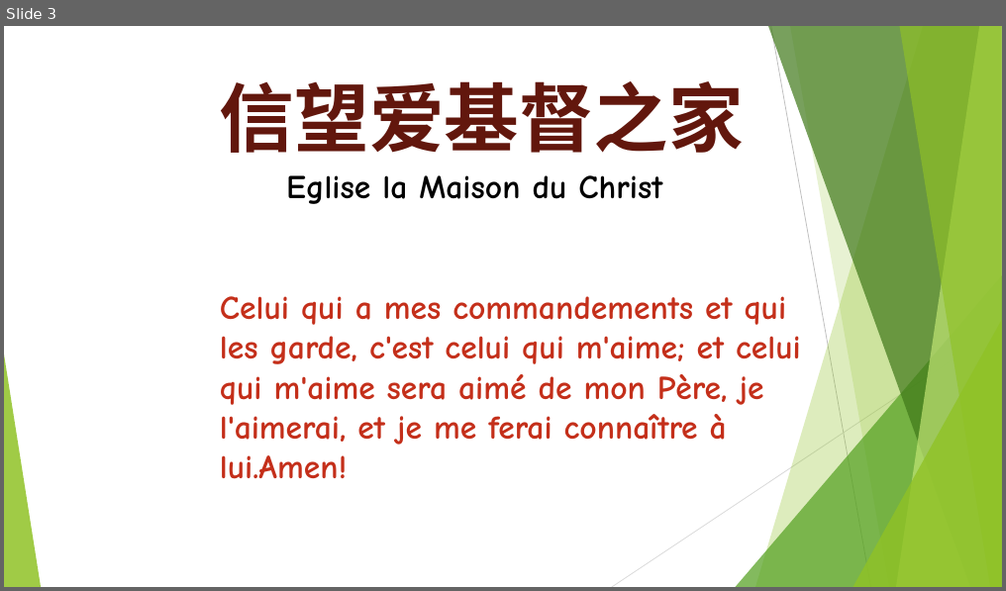
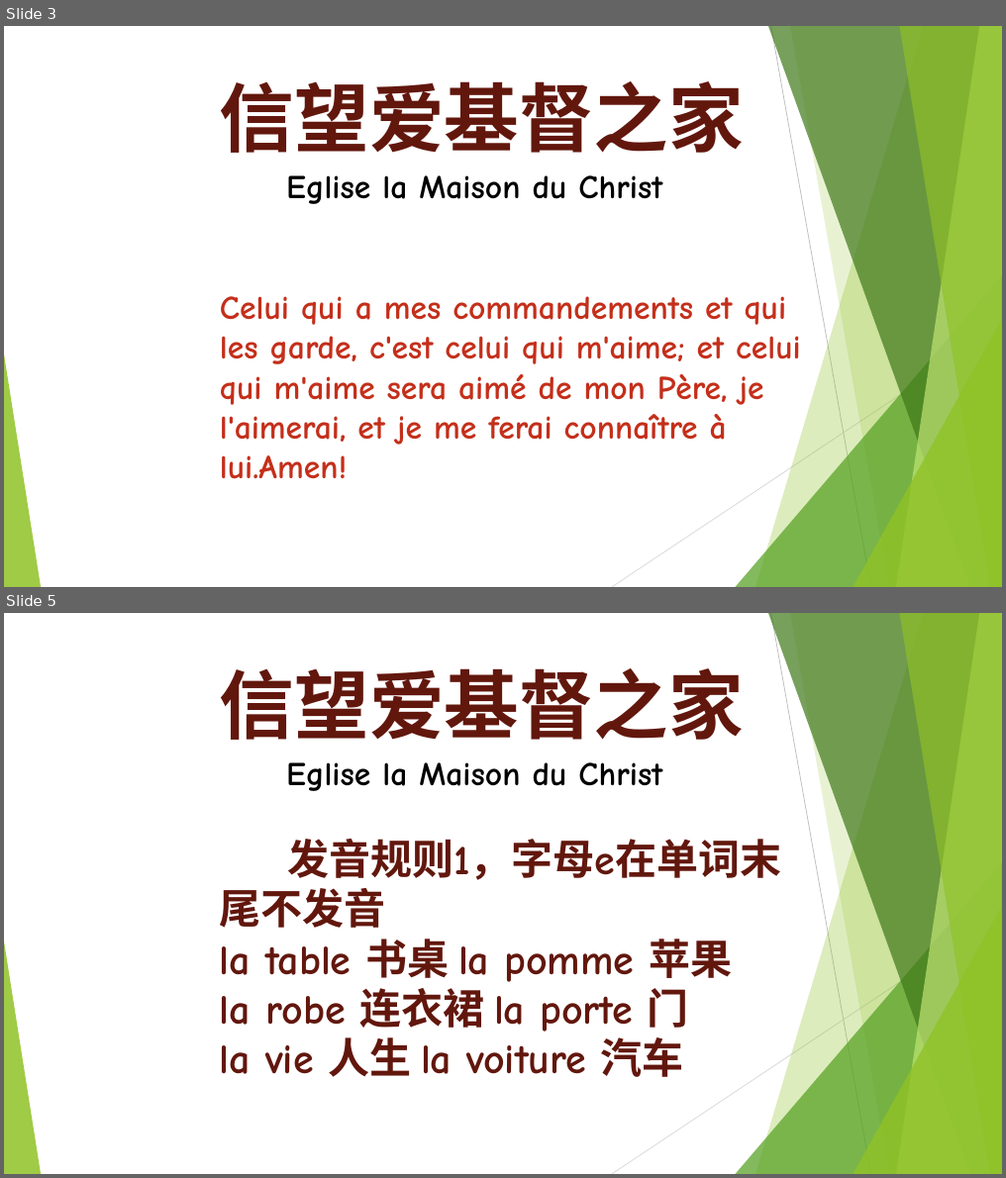
Before and after one commit to WANGZijian1994/SildePPT, a slide deck: 2026-02-22 法语课.pptx. Shown one above the other, each under a label of ours: slide 3 before the commit, slides 3 and 5 after it; the slides between them are not shown. The pictures are 1006x591 and 1006x1178 pixels, drawn with LibreOffice and Linux fonts; fonts in the diff are those of the drawing. Boxes give left, top, right and bottom in pixels: in the first picture for what was removed or moved away, otherwise in the second. Text is boxed around its words. In the diff, an @@ line names an element or a change of style, - is before the commit and + after.

```diff
--- a/2026-02-22 法语课.pptx
+++ b/2026-02-22 法语课.pptx
@@ slide 5 added at (4,613,1002,1174), background #FFFFFF; not listed: 10 template elements that a slide beside it also shows @@
@@ text added at (220,668,782,1077), 40 pt, text #62170D, bold @@
+信望爱基督之家
+Eglise la Maison du Christ
+发音规则1，字母e在单词末尾不发音
+la table 书桌 la pomme 苹果
+la robe 连衣裙 la porte 门
+la vie 人生 la voiture 汽车
```
Also in this commit, not shown: 22 other slides added, 3 other files.
